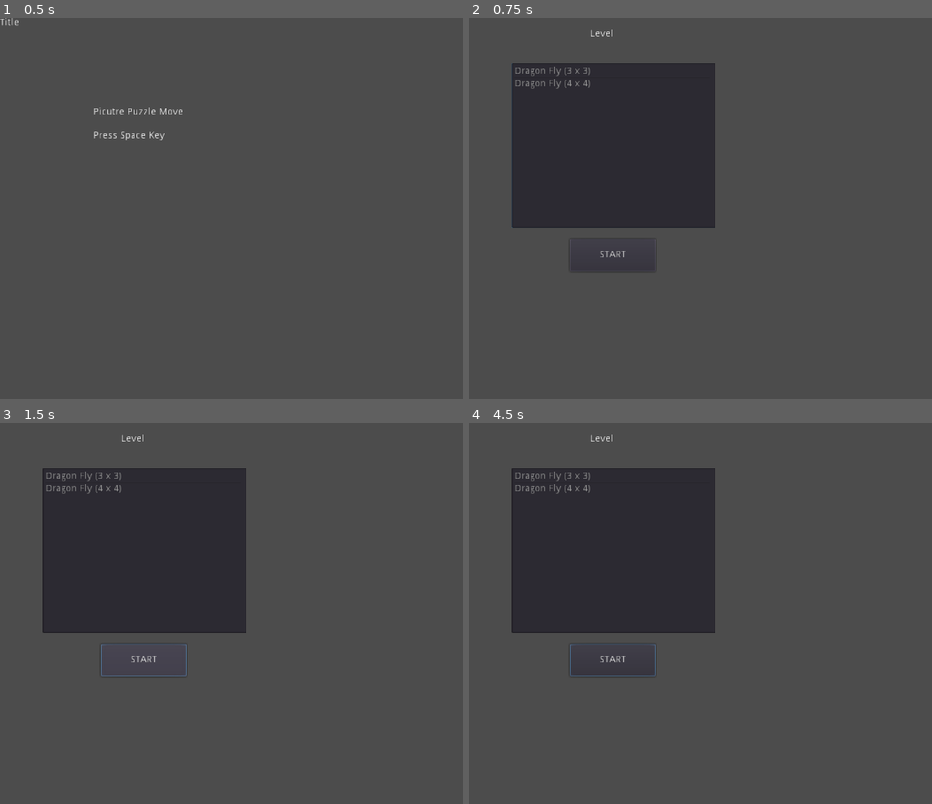
Above: before the commit, frames 1-4 (two rows, left to right).
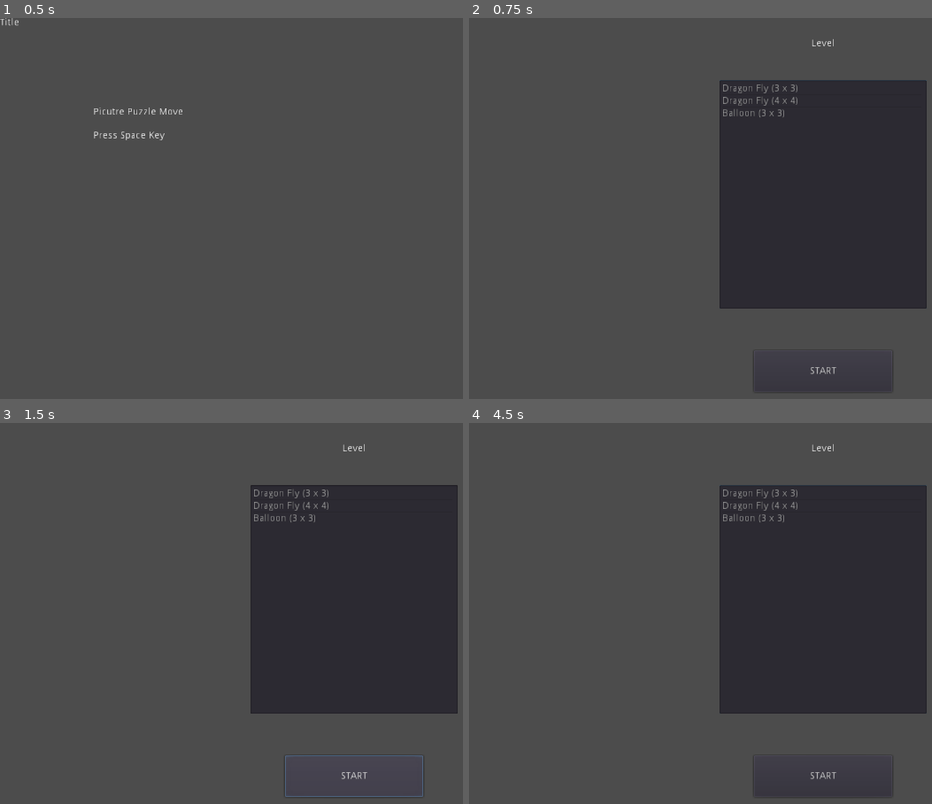
Above: after the commit, the same moments.

Repository: hrk4649/picture_puzzle_move
Game: Godot game, scene res://Main.tscn
Same seed, same stepped clock (60 frames per second), same inputs: the game is played once before the commit and once after it. This scene is started directly instead of the project's main scene.
Inputs (mouse positions are in pixels of both pictures, inside the frame that each line leads up to):
- Up to frame 1 (0.5 s): no input
- Up to frame 2 (0.75 s): tap Space at 0.5 s; move the mouse to (outside the picture) at 0.52 s; hold Right (ui_right) from 0.53 s (still down); click (outside the picture) at 0.67 s
- Up to frame 3 (1.5 s): tap Enter (ui_accept) at 0.77 s; release Right (ui_right) at 1.25 s; click "START" at 1.25 s
- Up to frame 4 (4.5 s): click "START" at 2 s; tap Enter (ui_accept) at 2.75, 3.5, 4.25 s; drag from (681, 651) to (788, 712) at 2.77 s; move the mouse to (894, 541) at 3.52 s; hold Right (ui_right) 3.53-4.25 s; drag from (788, 712) to (612, 567) at 4.27 s

Frame 1 is identical in both runs. In frame 2, 46% of the frame differs, in the area x 9-99%, y 3-94%; in frame 3, 46%, in the area x 9-99%, y 3-99%; in frame 4, 46%.

Commit message:
select a level

Diff:
--- a/Level.gd
+++ b/Level.gd
@@ -1,5 +1,4 @@
-extends Node2D
-
+extends Control
 
 var key_hook = false
 
@@ -33,9 +32,16 @@
     #$ItemList.select(0)
 
 func choose_level(index):
-    var level = "dragon_fly"
-    var num_pieces = 9
-    get_parent().change_scene_game(level, num_pieces)
+    var levels = [
+        {"level":"dragon_fly", "num_pieces":9},
+        {"level":"dragon_fly", "num_pieces":16},
+        {"level":"balloon_3d", "num_pieces":9},
+       ]
+    if index >= 0 and index < levels.size():
+        var selected = levels[index]
+        var level = selected["level"]
+        var num_pieces = selected["num_pieces"]
+        get_parent().change_scene_game(level, num_pieces)
 
 func _on_Button_pressed():
     pass # Replace with function body.
--- a/Level.tscn
+++ b/Level.tscn
@@ -2,41 +2,38 @@
 
 [ext_resource path="res://Level.gd" type="Script" id=1]
 
-[node name="Level" type="Node2D"]
+[node name="Level" type="Control"]
+anchor_right = 1.0
+anchor_bottom = 1.0
 script = ExtResource( 1 )
 
 [node name="Label" type="Label" parent="."]
-margin_left = 175.0
-margin_top = 16.0
-margin_right = 215.0
-margin_bottom = 30.0
+anchor_left = 0.5
+anchor_top = 0.05
+anchor_right = 0.5
+anchor_bottom = 0.1
+margin_left = -100.0
+margin_right = 100.0
 text = "Level"
-__meta__ = {
-"_edit_use_anchors_": false
-}
+align = 1
 
 [node name="ItemList" type="ItemList" parent="."]
-margin_left = 62.0
-margin_top = 65.0
-margin_right = 357.0
-margin_bottom = 303.0
+anchor_left = 0.5
+anchor_top = 0.15
+anchor_right = 0.5
+anchor_bottom = 0.7
+margin_left = -150.0
+margin_right = 150.0
 focus_next = NodePath("../Button")
-items = [ "Dragon Fly (3 x 3)", null, false, "Dragon Fly (4 x 4)", null, false ]
+items = [ "Dragon Fly (3 x 3)", null, false, "Dragon Fly (4 x 4)", null, false, "Balloon (3 x 3)", null, false ]
 allow_reselect = true
-__meta__ = {
-"_edit_use_anchors_": false
-}
 
 [node name="Button" type="Button" parent="."]
-margin_left = 146.0
-margin_top = 319.0
-margin_right = 270.0
-margin_bottom = 366.0
+anchor_left = 0.5
+anchor_top = 0.8
+anchor_right = 0.5
+anchor_bottom = 0.9
+margin_left = -100.0
+margin_right = 100.0
 focus_next = NodePath("../ItemList")
 text = "START"
-__meta__ = {
-"_edit_use_anchors_": false
-}
-
-[connection signal="item_activated" from="ItemList" to="." method="_on_ItemList_item_activated"]
-[connection signal="pressed" from="Button" to="." method="_on_Button_pressed"]
